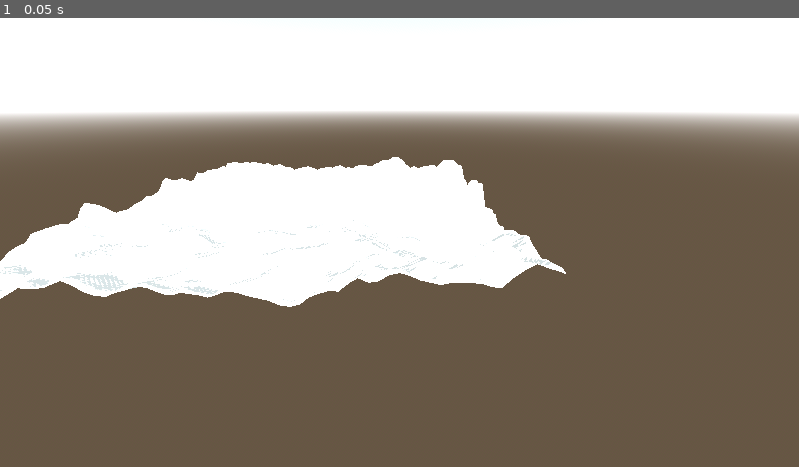
Above: before the commit, frame 1.
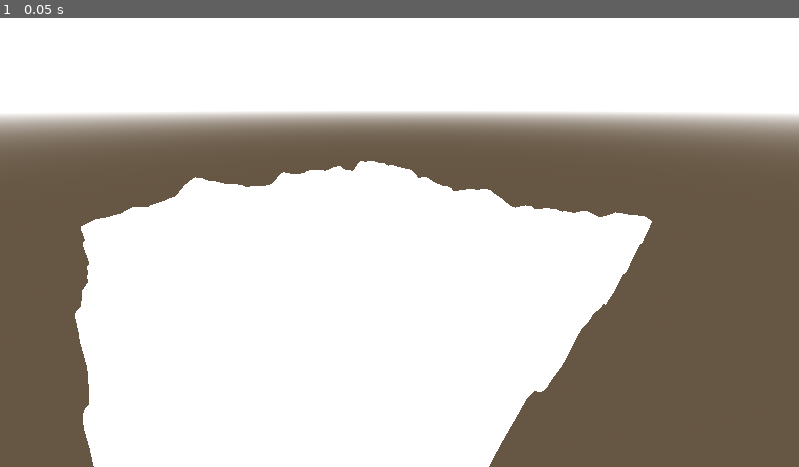
Above: after the commit, the same moment.

Repository: Saranrahool/COMP360_Terrain
Game: Godot game, scene res://Scenes/main.tscn
Two runs of this game, one before a commit and one after it. Both use one fixed random seed, a clock stepped at 60 frames per second and the inputs below.
Inputs:
- Up to frame 1 (0.05 s): no input

The runs differ from the first frame. In frame 1, 28% of the frame differs, in the area x 0-82%, y 30-100%.

Commit message:
Fixed terrain_manager.gd for Godot 4 – removed deprecated specular mode and improved material

Diff:
--- a/Scenes/main.tscn
+++ b/Scenes/main.tscn
@@ -3,6 +3,9 @@
 [ext_resource type="Script" uid="uid://sc5pff3sqqps" path="res://Scripts/terrain_manager.gd" id="1_jjgbg"]
 
 [sub_resource type="ProceduralSkyMaterial" id="ProceduralSkyMaterial_jjgbg"]
+sky_top_color = Color(0.737255, 0.815686, 1, 1)
+sky_horizon_color = Color(0.768627, 0.72549, 0.658824, 1)
+sky_energy_multiplier = 1.2
 
 [sub_resource type="Sky" id="Sky_bo1nx"]
 sky_material = SubResource("ProceduralSkyMaterial_jjgbg")
@@ -19,12 +22,12 @@
 script = ExtResource("1_jjgbg")
 
 [node name="Camera3D" type="Camera3D" parent="."]
-transform = Transform3D(1, 0, 0, 0, 0.906308, 0.422618, 0, -0.422618, 0.906308, 0, 40, 80)
+transform = Transform3D(0.707107, -0.298836, 0.640856, 0, 0.906308, 0.422618, -0.707107, -0.298836, 0.640856, 36.7309, 33.736, 21.552)
 
 [node name="DirectionalLight3D" type="DirectionalLight3D" parent="."]
 transform = Transform3D(0.707107, -0.5, 0.5, 0, 0.707107, 0.707107, -0.707107, -0.5, 0.5, 0, 0, 0)
-light_energy = 2.5
-light_indirect_energy = 1.5
+light_color = Color(1, 0.952941, 0.815686, 1)
+light_energy = 2.0
 shadow_enabled = true
 shadow_bias = 0.05
 
--- a/Scripts/terrain_manager.gd
+++ b/Scripts/terrain_manager.gd
@@ -2,7 +2,7 @@
 
 @export var size := 64
 @export var cell_size := 2.0
-@export var height := 15.0
+@export var height := 12.0
 
 var mesh_instance: MeshInstance3D
 
@@ -10,51 +10,63 @@
 	generate_terrain()
 
 func generate_terrain():
+	# --- Noise setup ---
 	var noise := FastNoiseLite.new()
 	noise.noise_type = FastNoiseLite.TYPE_SIMPLEX
-	noise.frequency = 0.05
+	noise.frequency = 0.03
 	noise.fractal_octaves = 4
 
+	# --- SurfaceTool for mesh building ---
 	var st := SurfaceTool.new()
 	st.begin(Mesh.PRIMITIVE_TRIANGLES)
 
 	for z in range(size):
 		for x in range(size):
-			var h1 = (noise.get_noise_2d(x, z) * 0.5 + 0.5) * height
-			var h2 = (noise.get_noise_2d(x + 1, z) * 0.5 + 0.5) * height
-			var h3 = (noise.get_noise_2d(x, z + 1) * 0.5 + 0.5) * height
-			var h4 = (noise.get_noise_2d(x + 1, z + 1) * 0.5 + 0.5) * height
+			# Sample height values
+			var h1 = noise.get_noise_2d(x, z) * height
+			var h2 = noise.get_noise_2d(x + 1, z) * height
+			var h3 = noise.get_noise_2d(x, z + 1) * height
+			var h4 = noise.get_noise_2d(x + 1, z + 1) * height
 
+			# Create 4 vertex positions (a grid square)
 			var v1 = Vector3(x * cell_size, h1, z * cell_size)
 			var v2 = Vector3((x + 1) * cell_size, h2, z * cell_size)
 			var v3 = Vector3(x * cell_size, h3, (z + 1) * cell_size)
 			var v4 = Vector3((x + 1) * cell_size, h4, (z + 1) * cell_size)
 
+			# Add 2 triangles per grid square
 			st.add_vertex(v1)
 			st.add_vertex(v2)
 			st.add_vertex(v3)
+
 			st.add_vertex(v3)
 			st.add_vertex(v2)
 			st.add_vertex(v4)
 
+	# --- Generate smooth shading ---
+	st.generate_normals()
+	st.generate_tangents()
+	st.index()
+
 	var mesh = st.commit()
+
+	# Remove old terrain if it exists
 	if mesh_instance:
 		mesh_instance.queue_free()
 
+	# --- Create and position mesh instance ---
 	mesh_instance = MeshInstance3D.new()
 	mesh_instance.mesh = mesh
 	mesh_instance.translate(Vector3(-size * cell_size / 2, 0, -size * cell_size / 2))
 
-	# ✅ Smooth material setup
+	# --- Add smooth material ---
 	var mat := StandardMaterial3D.new()
-	mat.albedo_color = Color(0.9, 0.9, 0.9)
-	mat.metallic = 0.1
-	mat.roughness = 0.5
+	mat.albedo_color = Color(0.8, 0.85, 0.9) # soft gray-blue tone
+	mat.roughness = 0.9
+	mat.metallic = 0.0
+	mat.specular = 0.3
 	mat.shading_mode = BaseMaterial3D.SHADING_MODE_PER_PIXEL
-	mat.transparency = BaseMaterial3D.TRANSPARENCY_DISABLED
-	mat.subsurf_scatter_strength = 0.1
 	mesh_instance.material_override = mat
 
 	add_child(mesh_instance)
-
-	print("✅ Terrain generated successfully!")
+	print("✅ Terrain generated successfully with smooth shading!")
